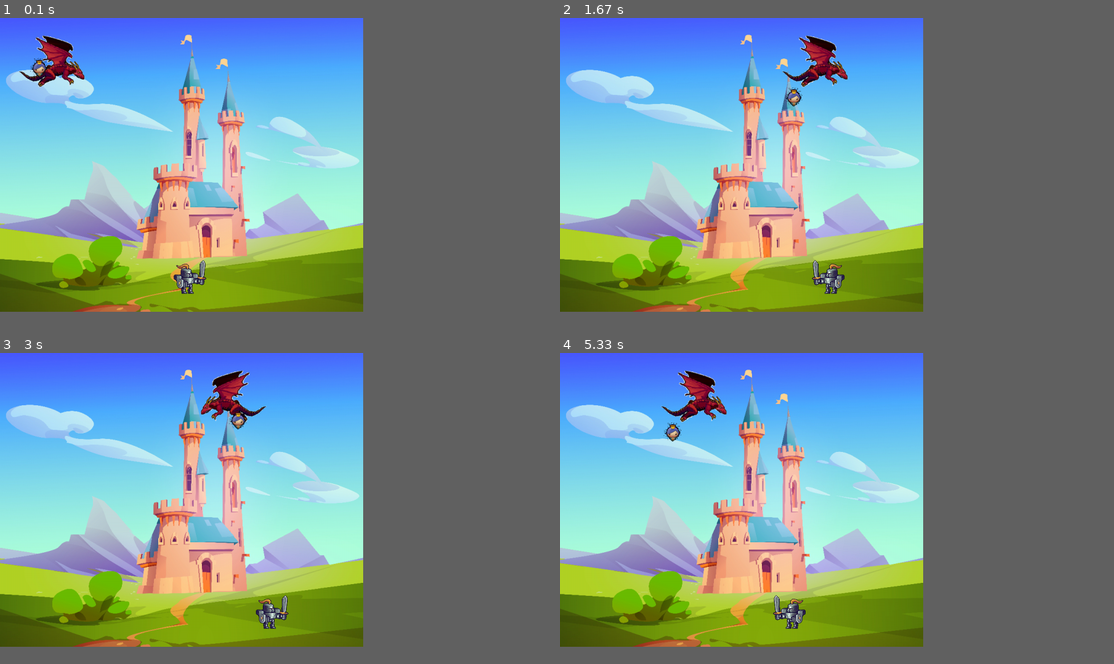
Above: before the commit, frames 1-4 (two rows, left to right).
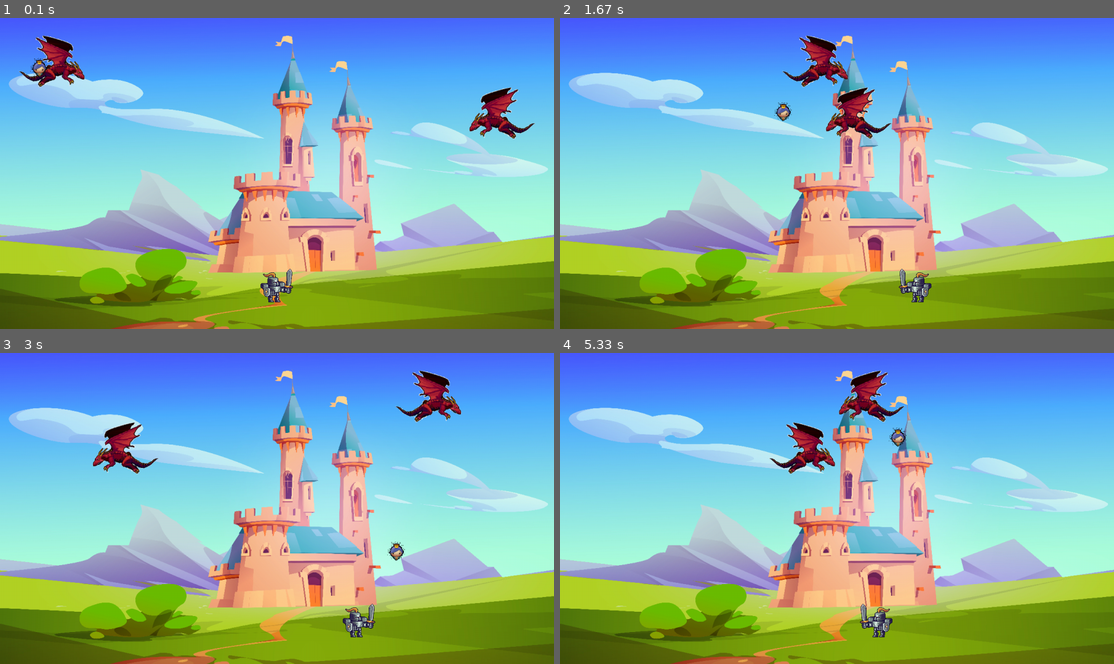
Above: after the commit, the same moments.

Repository: jrobak35/PygameCwiczenia
Game: pygame game, started from game_the_knight.py
The game is run twice, just before and just after one commit, with the same random seed, the same clock (stepped at 60 frames per second) and the same inputs.
Inputs:
- Up to frame 1 (0.1 s): no input
- Up to frame 2 (1.67 s): hold Right 0.33-0.8 s; hold Right 0.83-1.3 s; hold Left from 1.33 s (still down)
- Up to frame 3 (3 s): release Left at 1.87 s; hold Left 1.9-2.3 s; hold Right 2.33-2.97 s
- Up to frame 4 (5.33 s): hold Left 3-3.47 s; hold Right 3.5-3.97 s; hold Right 4-4.47 s; hold Left 4.5-5.03 s; hold Left from 5.07 s (still down)
The window is 590x478 before the commit and 900x506 after it. Grey fills any space a smaller window leaves; there, only what the larger window draws over its background counts as a difference.

The runs differ from the first frame. In frame 1, 66% of the frame differs, in the area x 0-100%, y 0-100%; in frame 2, 66%; in frame 3, 67%; in frame 4, 68%.

Commit message:
Opis zmiany, np. 'Poprawki smoka w grze'

Diff:
--- a/game_the_knight.py
+++ b/game_the_knight.py
@@ -2,18 +2,23 @@
 
 pygame.init()
 
-# Ustawienia okna
-screen = pygame.display.set_mode((840, 680))
+# Uzyskanie rozdzielczości ekranu
+info = pygame.display.Info()
+screen_width = info.current_w  # Szerokość ekranu
+screen_height = info.current_h  # Wysokość ekranu
+
+# Tworzymy okno z rozmiarem odpowiadającym ekranowi, ale z możliwością zamknięcia (bez pełnego ekranu)
+screen = pygame.display.set_mode((screen_width, screen_height), pygame.RESIZABLE)  # Okno jest teraz zmienne, ale nie pełnoekranowe
 pygame.display.set_caption('The Knight')
 
 # Załadowanie i skalowanie obrazka jako tła
 background = pygame.image.load(r'C:\Users\robak\VSCode\pythonGamesLearning\castle.jpg')
-background = pygame.transform.scale(background, (840, 680))
+background = pygame.transform.scale(background, (screen_width, screen_height))
 
 # Ładowanie obrazów duszków (sprites)
 knight_image = pygame.image.load(r'C:\Users\robak\VSCode\pythonGamesLearning\Knight.bmp')
 
-# Załadowanie obrazu smoka i ustawienie białego tła na przezroczyste
+# Ładowanie obrazu smoka i ustawienie białego tła na przezroczyste
 dragon_image = pygame.image.load(r'C:\Users\robak\VSCode\pythonGamesLearning\dragon.bmp')
 dragon_image.set_colorkey((255, 255, 255))  # Ustawienie białego koloru na przezroczysty
 
@@ -22,7 +27,7 @@
 
 # Ładowanie księżniczki
 princess_image = pygame.image.load(r'C:\Users\robak\VSCode\pythonGamesLearning\princess.bmp')
-princess_image.set_colorkey((0, 0, 0)) # Tu też ustawienie białego koloru na przezroczysty
+princess_image.set_colorkey((0, 0, 0))  # Tu też ustawienie białego koloru na przezroczysty
 
 # Tworzenie klasy dla rycerza
 class Knight(pygame.sprite.Sprite):
@@ -30,9 +35,8 @@
         super().__init__()
         self.image = knight_image
         self.rect = self.image.get_rect()
-        self.rect.center = (440, 600)  # Pozycja początkowa
+        self.rect.center = (screen_width // 2, screen_height - 100)  # Pozycja początkowa
         self.speed = 5  # Szybkość poruszania się
-        # self.dx = self.speed  # Prędkość w poziomie
         self.is_jumping = False  # Flaga informująca, czy rycerz skacze
         self.jump_height = 15  # Wysokość skoku
         self.vel_y = 0  # Prędkość poruszania się rycerza w pionie (w górę lub w dół)
@@ -48,7 +52,7 @@
             self.image = pygame.transform.flip(knight_image, True, False)  # Obracanie w lewo
 
         # Poruszanie w prawo
-        if keys[pygame.K_RIGHT] and self.rect.right < 840:
+        if keys[pygame.K_RIGHT] and self.rect.right < screen_width:
             self.rect.x += self.speed  # Poruszanie w prawo
             self.image = knight_image  # Normalna orientacja (twarzą w prawo)
 
@@ -67,11 +71,15 @@
                 self.is_jumping = False
                 self.vel_y = 0  # Reset prędkości pionowej
 
+        # Detekcja kolizji z księżniczką
+        if self.rect.colliderect(princess.rect):
+            princess.rect.center = (dragon.rect.centerx, dragon.rect.centery) # Ponowne ustawienie księżniczki
+
 # Tworzenie klasy smoka
 class Dragon(pygame.sprite.Sprite):
     def __init__(self):
         super().__init__()
-        self.image = dragon_image #.convert_alpha()  # Używamy przezroczystości, jeśli jest dostępna
+        self.image = dragon_image
         self.rect = self.image.get_rect()
         self.rect.center = (90, 100)  # Pozycja początkowa smoka
         self.speed = 5  # Szybkość poruszania się
@@ -84,7 +92,35 @@
             self.rect.x -= self.speed  # Ruch smoka w lewo
 
         # Sprawdzamy, czy smok zniknął z prawej strony ekranu
-        if self.rect.right > 840:  # Jeśli smok opuścił ekran po prawej stronie
+        if self.rect.right > screen_width:  # Jeśli smok opuścił ekran po prawej stronie
+            self.moving_right = False  # Zmieniamy kierunek na lewy
+            self.image = pygame.transform.flip(dragon_image, True, False)  # Obracamy smoka w lewo
+
+        # Sprawdzamy, czy smok zniknął z lewej strony ekranu
+        elif self.rect.left <= 0:  # Jeśli smok opuścił ekran po lewej stronie
+            self.moving_right = True  # Zmieniamy kierunek na prawy
+            self.image = pygame.transform.flip(dragon_image, False , False)  # Obracamy smoka w prawo
+
+# Tworzenie klasy drugiego smoka
+class SecondDragon(pygame.sprite.Sprite):
+    def __init__(self):
+        super().__init__()
+        self.image = dragon_image
+        self.rect = self.image.get_rect()
+        self.rect.center = (screen_width - 90, 220)  # Pozycja początkowa smoka
+        self.speed = 5  # Szybkość poruszania się
+        self.moving_right = False  # Zmienna kontrolująca kierunek ruchu smoka
+
+    def update(self):
+        if self.moving_right:
+            self.rect.x += self.speed  # Ruch smoka w prawo
+            self.image = pygame.transform.flip(dragon_image, False, False)  # Obraz smoka zwrócony w prawo
+        else:
+            self.rect.x -= self.speed  # Ruch smoka w lewo
+            self.image = pygame.transform.flip(dragon_image, True, False)  # Obraz smoka zwrócony w lewo
+
+        # Sprawdzamy, czy smok zniknął z prawej strony ekranu
+        if self.rect.right > screen_width:  # Jeśli smok opuścił ekran po prawej stronie
             self.moving_right = False  # Zmieniamy kierunek na lewy
             self.image = pygame.transform.flip(dragon_image, True, False)  # Obracamy smoka w lewo
 
@@ -109,8 +145,8 @@
         self.rect.y += self.vel_y
 
         # Sprawdzamy, czy księżniczka opadła na ziemię
-        if self.rect.bottom > 680:  # Jeśli księżniczka dotknęła ziemi
-            self.rect.bottom = 680  # Ustawiamy ją na ziemi
+        if self.rect.bottom > screen_height - 100:  # Jeśli księżniczka dotknęła ziemi
+            self.rect.bottom = screen_height - 100  # Ustawiamy ją na ziemi
             self.vel_y = 0  # Resetujemy prędkość opadania
 
             # Księżniczka znika i zaczyna opadać od nowa
@@ -123,7 +159,8 @@
 knight = Knight()
 dragon = Dragon()
 princess = Princess()
-all_sprites.add(knight, dragon, princess)
+second_dragon = SecondDragon()  # Dodanie drugiego smoka
+all_sprites.add(knight, dragon, princess, second_dragon)
 
 # Główna pętla gry
 running = True
@@ -135,7 +172,10 @@
     # Zaktualizuj sprite'y (ruch rycerza i smoka)
     all_sprites.update()
 
-    # Narysuj tło na ekranie
+    # Zaktualizuj tło (w przypadku zmiany rozdzielczości ekranu)
+    background = pygame.transform.scale(background, (screen_width, screen_height))
+
+    # Zaktualizuj ekran
     screen.blit(background, (0, 0))
 
     # Rysowanie sprite'ów na ekranie
